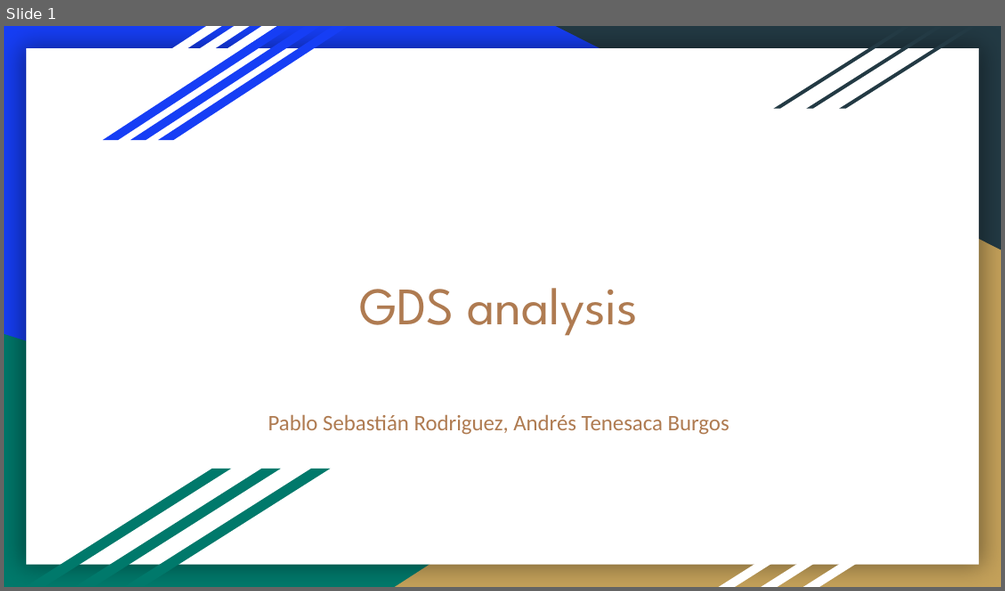
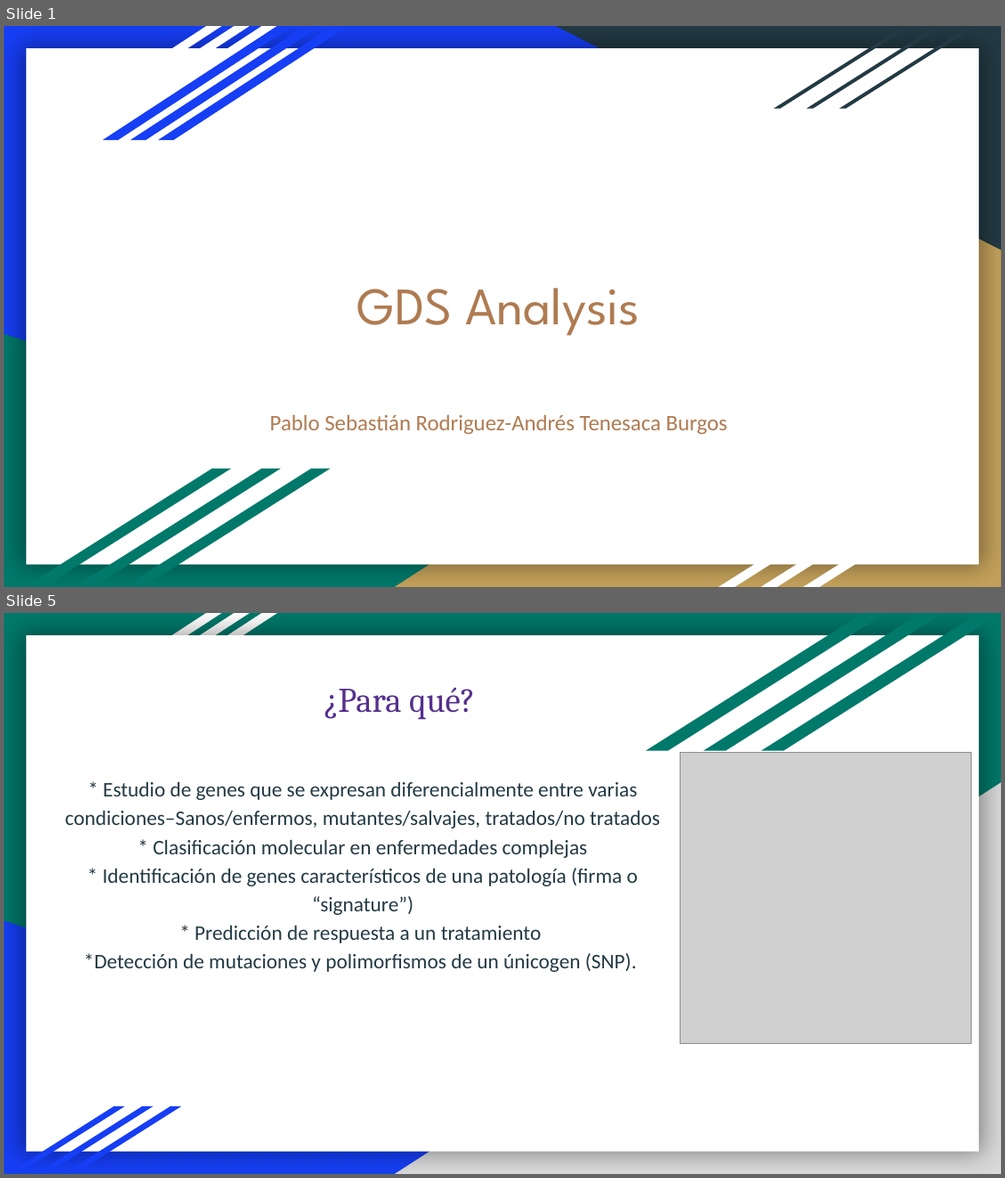
Before and after one commit to atenesaca/M12_Project, a slide deck: presentation/GDS presentation.pptx. Shown one above the other, each under a label of ours: slide 1 before the commit, slides 1 and 5 after it; the slides between them are not shown. The pictures are 1005x591 and 1005x1178 pixels, drawn with LibreOffice and Linux fonts; fonts in the diff are those of the drawing; grey boxes stand for pictures. Boxes give left, top, right and bottom in pixels: in the first picture for what was removed or moved away, otherwise in the second. Text is boxed around its words. In the diff, an @@ line names an element or a change of style, - is before the commit and + after.

```diff
--- a/presentation/GDS presentation.pptx
+++ b/presentation/GDS presentation.pptx
@@ slide 5 added at [4,613,1001,1174], background #00796B; not listed: 4 template elements that a slide beside it also shows @@
@@ parallelogram added at [646,613,885,751], fill #00796B @@
@@ parallelogram added at [704,613,943,751], fill #00796B @@
@@ parallelogram added at [761,613,1001,751], fill #00796B @@
@@ text added at [324,687,475,720], 25 pt, text #55308D @@
+¿Para qué?
@@ picture added at [680,753,971,1044] @@
@@ text added at [65,781,660,972], 15 pt, text #233A44 @@
+* Estudio de genes que se expresan diferencialmente entre varias condiciones–Sanos/enfermos, mutantes/salvajes, tratados/no tratados
+* Clasificación molecular en enfermedades complejas
+* Identificación de genes característicos de una patología (firma o “signature”)
+* Predicción de respuesta a un tratamiento
+*Detección de mutaciones y polimorfismos de un únicogen (SNP).
@@ right triangle added at [395,782,1001,1174], fill #D9D9D9 @@
@@ right triangle added at [4,921,808,1173], fill #163EF5 @@
@@ parallelogram added at [8,1106,126,1173], fill #163EF5 @@
@@ parallelogram added at [36,1106,154,1173], fill #163EF5 @@
@@ parallelogram added at [64,1106,181,1173], fill #163EF5 @@
@@ slide 1 changed as well @@
@@ title at [357,288,639,336]: text changed @@
-GDS analysis
+GDS Analysis
@@ subtitle at [270,414,728,435]: text changed @@
-Pablo Sebastián Rodriguez, Andrés Tenesaca Burgos
+Pablo Sebastián Rodriguez-Andrés Tenesaca Burgos
```
Also in this commit, not shown: 1 other slide changed, 7 other slides added, 9 slides removed, 3 other files.
